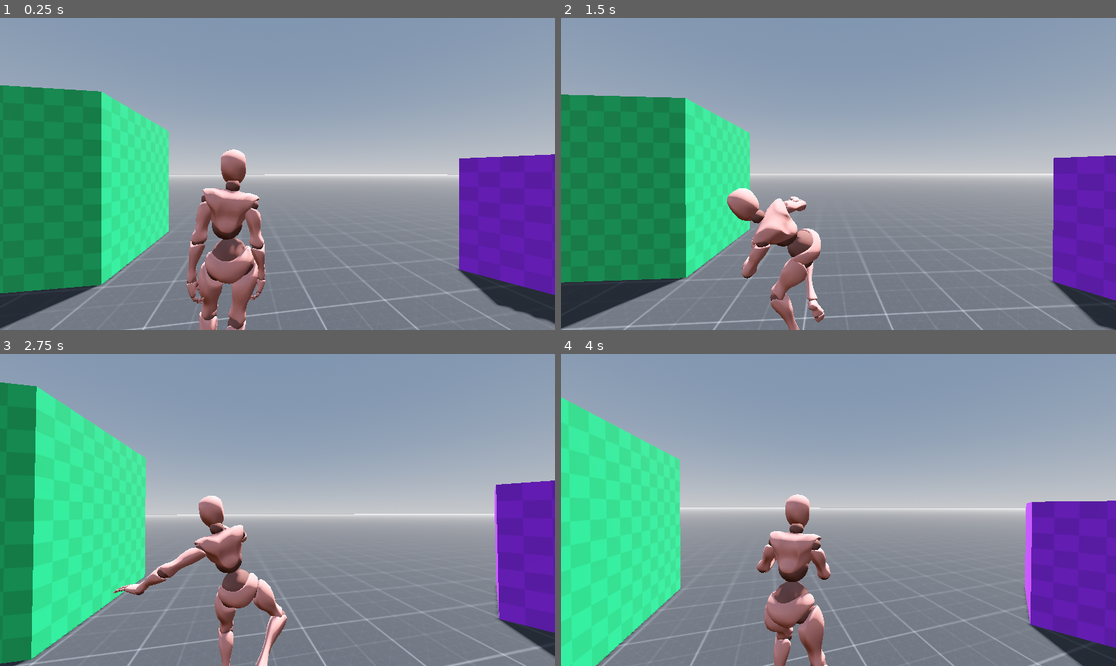
Above: before the commit, frames 1-4 (two rows, left to right).
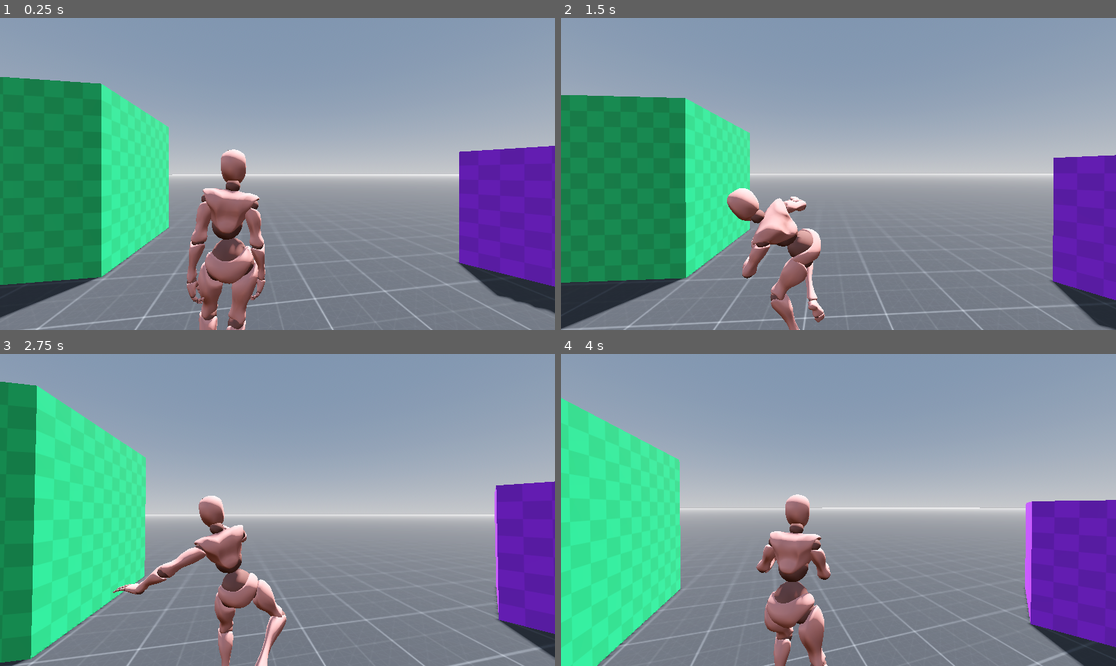
Above: after the commit, the same moments.

Repository: f-atwi/third_person_controller
Game: Godot game, scene res://scenes/main.tscn
Same seed, same stepped clock (60 frames per second), same inputs: the game is played once before the commit and once after it.
Inputs (mouse positions are in pixels of both pictures, inside the frame that each line leads up to):
- Up to frame 1 (0.25 s): no input
- Up to frame 2 (1.5 s): tap Enter (ui_accept) at 0.5, 0.77 s; move the mouse to (866, 174) at 0.52 s; hold F (kick) 0.53-1.28 s; hold W (forward) from 0.53 s (still down); move the mouse to (810, 174) at 1.27 s; tap F (kick) at 1.35 s
- Up to frame 3 (2.75 s): keep holding W (forward); tap Enter (ui_accept) at 1.52 s; move the mouse to (288, 503) at 2.02 s; hold Shift (run) from 2.03 s (still down); tap F (kick) at 2.3 s
- Up to frame 4 (4 s): keep holding W (forward); move the mouse to (832, 516) at 2.77 s; release Shift (run) at 2.78 s; tap F (kick) at 2.85 s; tap Enter (ui_accept) at 3.02, 3.77 s; move the mouse to (877, 513) at 3.52 s; hold F (kick) from 3.53 s (still down)

The runs differ from the first frame. In frame 1, 4.8% of the frame differs, in the area x 0-100%, y 18-100%; in frame 2, less than 0.1%; in frame 3, 0.8%; in frame 4, 0.4%.

Commit message:
lerp characters rotation

Diff:
--- a/scenes/main.tscn
+++ b/scenes/main.tscn
@@ -78,4 +78,3 @@
 metadata/_edit_lock_ = true
 
 [node name="player" parent="." instance=ExtResource("5_ed73k")]
-transform = Transform3D(1, 0, 0, 0, 1, 0, 0, 0, 1, 0, 0.406878, 0)
--- a/scripts/player.gd
+++ b/scripts/player.gd
@@ -21,7 +21,7 @@
 	if event is InputEventMouseMotion:
 		rotate_y(deg_to_rad(-event.relative.x * mouse_sensitivity))
 		visuals.rotate_y(deg_to_rad(event.relative.x * mouse_sensitivity))
-		camera_mount.rotate_x(deg_to_rad(-event.relative.y * mouse_sensitivity))
+		camera_mount.rotation_degrees.x = clamp(camera_mount.rotation_degrees.x - event.relative.y * mouse_sensitivity, -90, 90)
 	elif event is InputEventKey:
 		if event.is_action_pressed("run"):
 			is_running = true
@@ -31,6 +31,9 @@
 			is_running = false
 			speed = WALKING_SPEED
 			movement_animation = "walking"
+		elif event.is_action_pressed("kick"):
+			is_locked = true
+			animation_player.play("kick")
 
 
 func _physics_process(delta: float) -> void:
@@ -42,12 +45,8 @@
 	if Input.is_action_just_pressed("ui_accept") and is_on_floor():
 		velocity.y = JUMP_VELOCITY
 
-	if is_locked and !animation_player.is_playing():
+	if is_locked and not animation_player.is_playing():
 		is_locked = false
-
-	if Input.is_action_just_pressed("kick"):
-		is_locked = true
-		animation_player.play("kick")
 
 	# Get the input direction and handle the movement/deceleration.
 	# As good practice, you should replace UI actions with custom gameplay actions.
@@ -57,15 +56,17 @@
 		if !is_locked:
 			if animation_player.current_animation != movement_animation:
 				animation_player.play(movement_animation)
-			visuals.look_at(position + direction)
+
+			visuals.rotation.y= lerp(visuals.rotation.y, visuals.rotation.y + (-visuals.global_basis.z).signed_angle_to(direction, Vector3.UP),.6)
+
 
 		velocity.x = direction.x * speed
 		velocity.z = direction.z * speed
 	else:
-		if !is_locked and animation_player.current_animation != "idle":
+		if not is_locked and animation_player.current_animation != "idle":
 			animation_player.play("idle")
 		velocity.x = move_toward(velocity.x, 0, speed)
 		velocity.z = move_toward(velocity.z, 0, speed)
 
-	if !is_locked:
+	if not is_locked:
 		move_and_slide()
